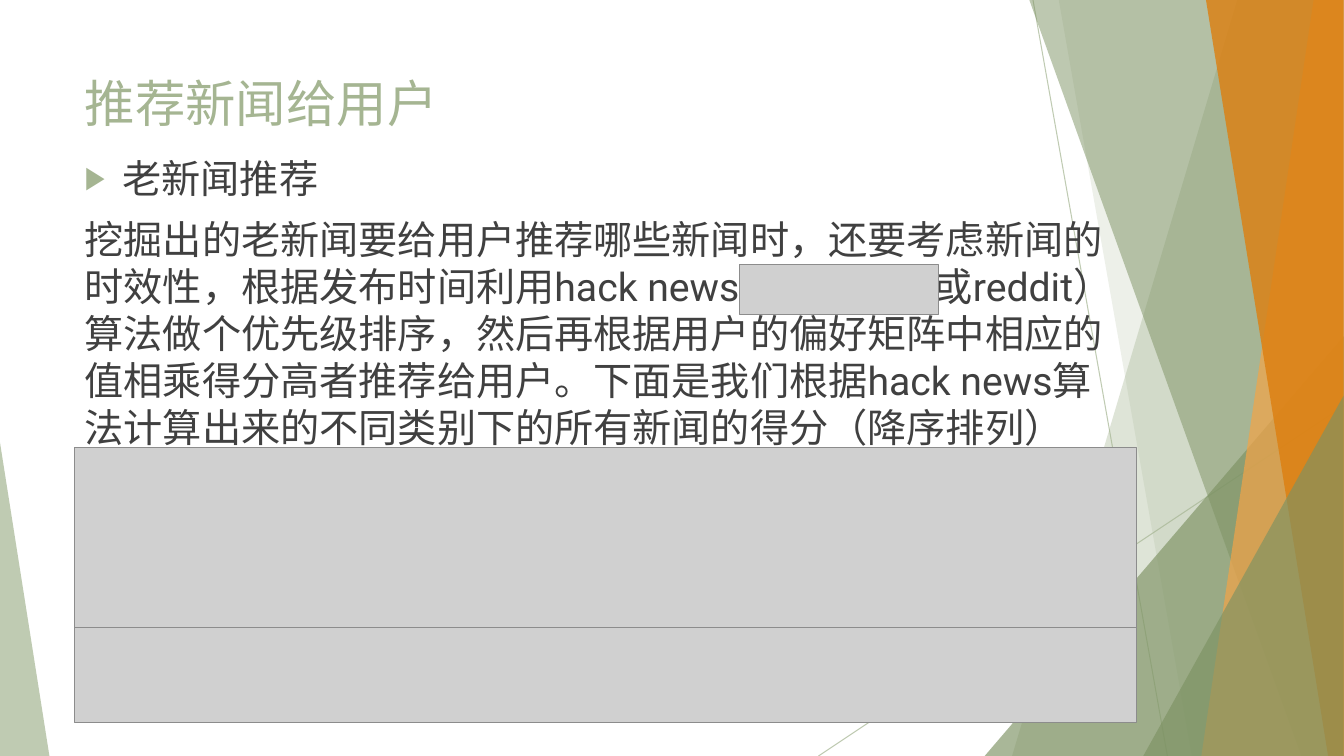
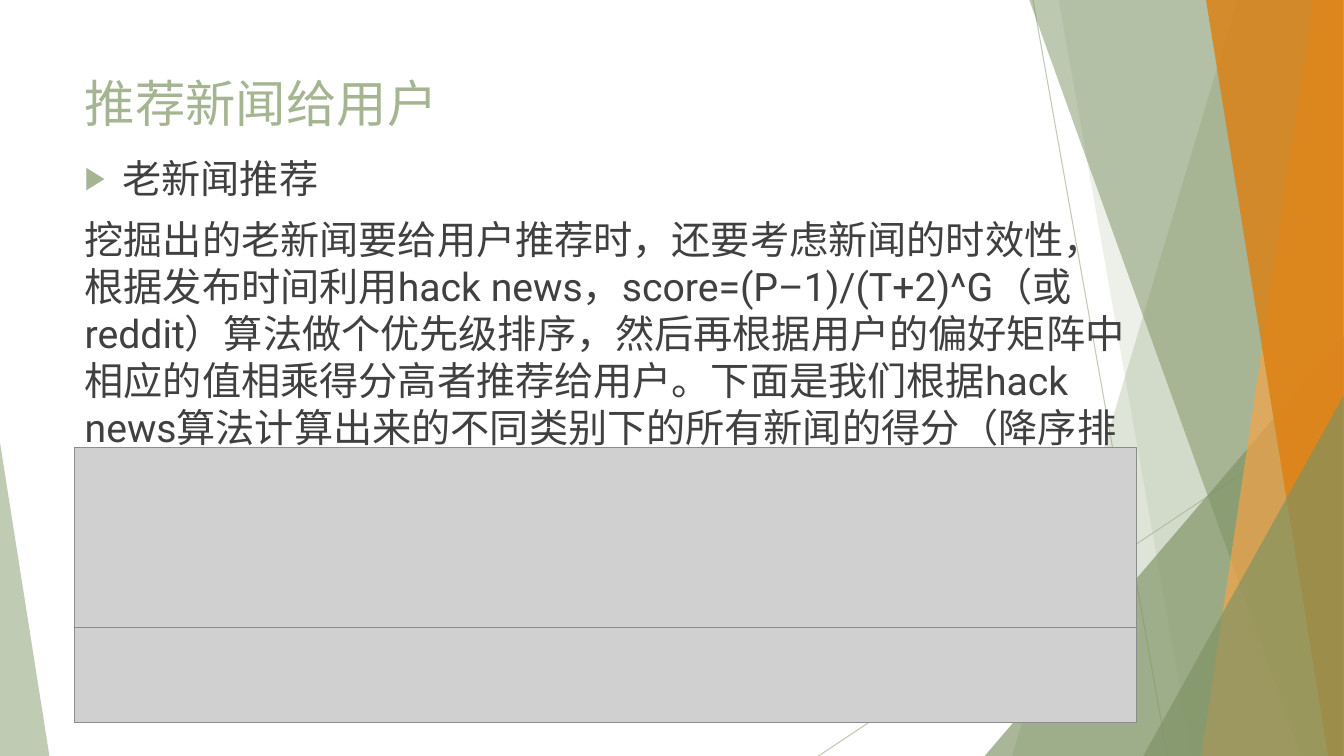
Before and after one commit to hejy12/newsRecommender, a slide deck: slide 20 of 新闻推荐系统－项目成果.pptx. Drawn at 1344x756 pixels with LibreOffice and Linux fonts; fonts in the diff are those of the drawing; grey boxes stand for pictures. Boxes give left, top, right and bottom in pixels: in the first picture for what was removed or moved away, otherwise in the second. Text is boxed around its words. In the diff, an @@ line names an element or a change of style, - is before the commit and + after.

Commit message:
修改公式

```diff
--- a/新闻推荐系统－项目成果.pptx
+++ b/新闻推荐系统－项目成果.pptx
@@ text at [85, 214, 1125, 501]: text changed @@
-挖掘出的老新闻要给用户推荐哪些新闻时，还要考虑新闻的时效性，根据发布时间利用hack news （或reddit）算法做个优先级排序，然后再根据用户的偏好矩阵中相应的值相乘得分高者推荐给用户。下面是我们根据hack news算法计算出来的不同类别下的所有新闻的得分（降序排列）
+挖掘出的老新闻要给用户推荐时，还要考虑新闻的时效性，根据发布时间利用hack news，score=(P–1)/(T+2)^G（或reddit）算法做个优先级排序，然后再根据用户的偏好矩阵中相应的值相乘得分高者推荐给用户。下面是我们根据hack news算法计算出来的不同类别下的所有新闻的得分（降序排列）
@@ picture removed at [739, 265, 939, 315] @@
```
